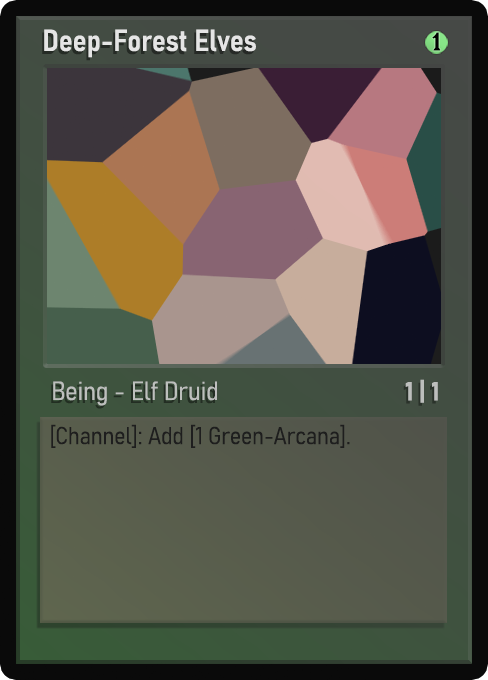
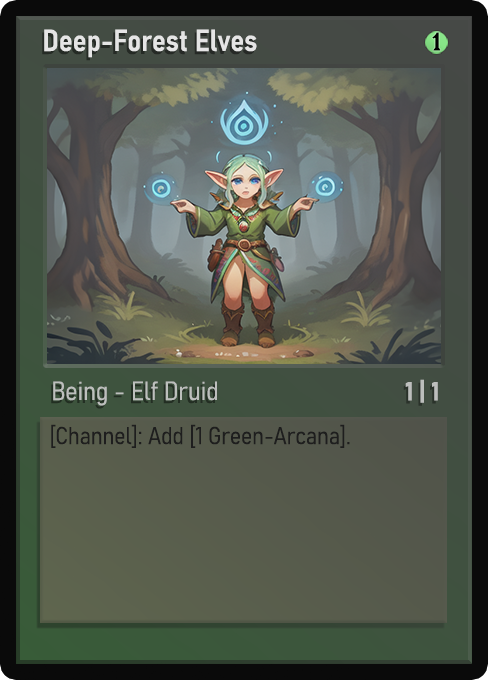
The second 488px x 680px image is a revision of the first. Changes to its layers:
painted on "Name" over [44, 29, 257, 52]
painted on "Class" over [53, 381, 215, 405]
painted on "Desc_norm" over [58, 428, 339, 445]
painted on "Artwork" over [47, 68, 441, 364]
